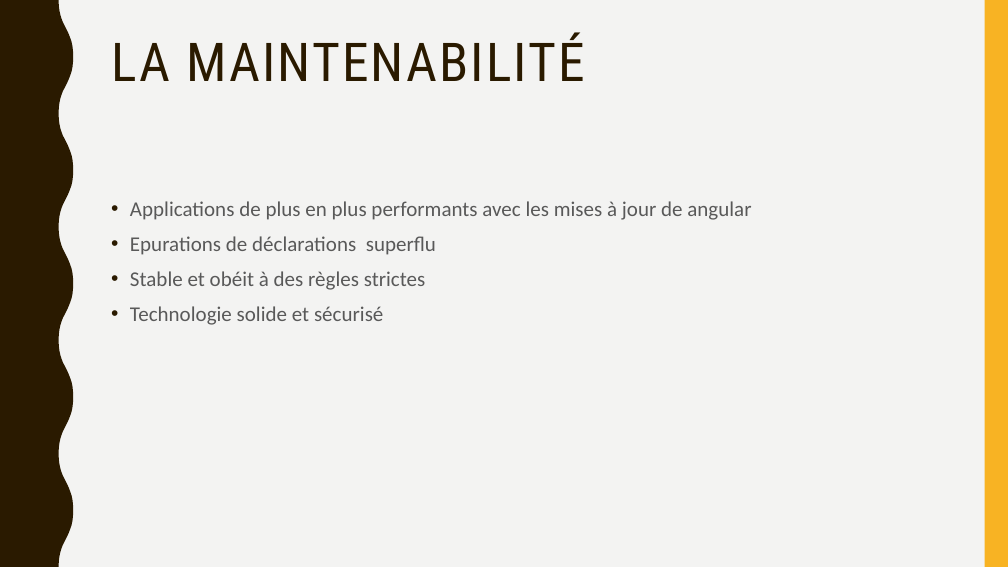
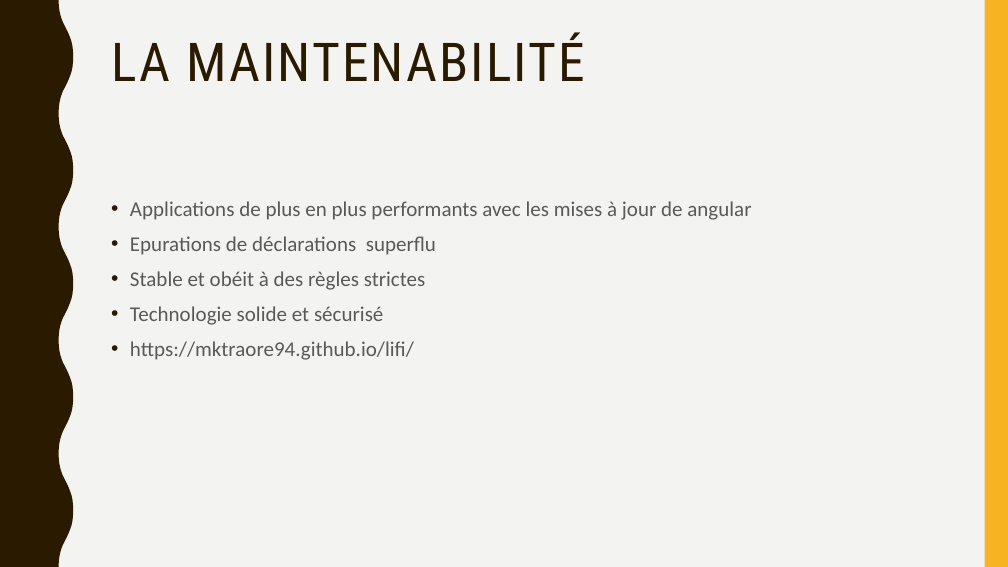
Before and after one commit to AriEru10/lifi, a slide deck: slide 10 of Présentation Lifiled.pptx. Drawn at 1008x567 pixels with LibreOffice and Linux fonts; fonts in the diff are those of the drawing. Boxes give left, top, right and bottom in pixels: in the first picture for what was removed or moved away, otherwise in the second. Text is boxed around its words. In the diff, an @@ line names an element or a change of style, - is before the commit and + after.

```diff
--- a/Présentation Lifiled.pptx
+++ b/Présentation Lifiled.pptx
@@ text at (x1=130, y1=341, x2=414, y2=360): paragraph added @@
+• https://mktraore94.github.io/lifi/
```
Also in this commit, not shown: 2 other files.
